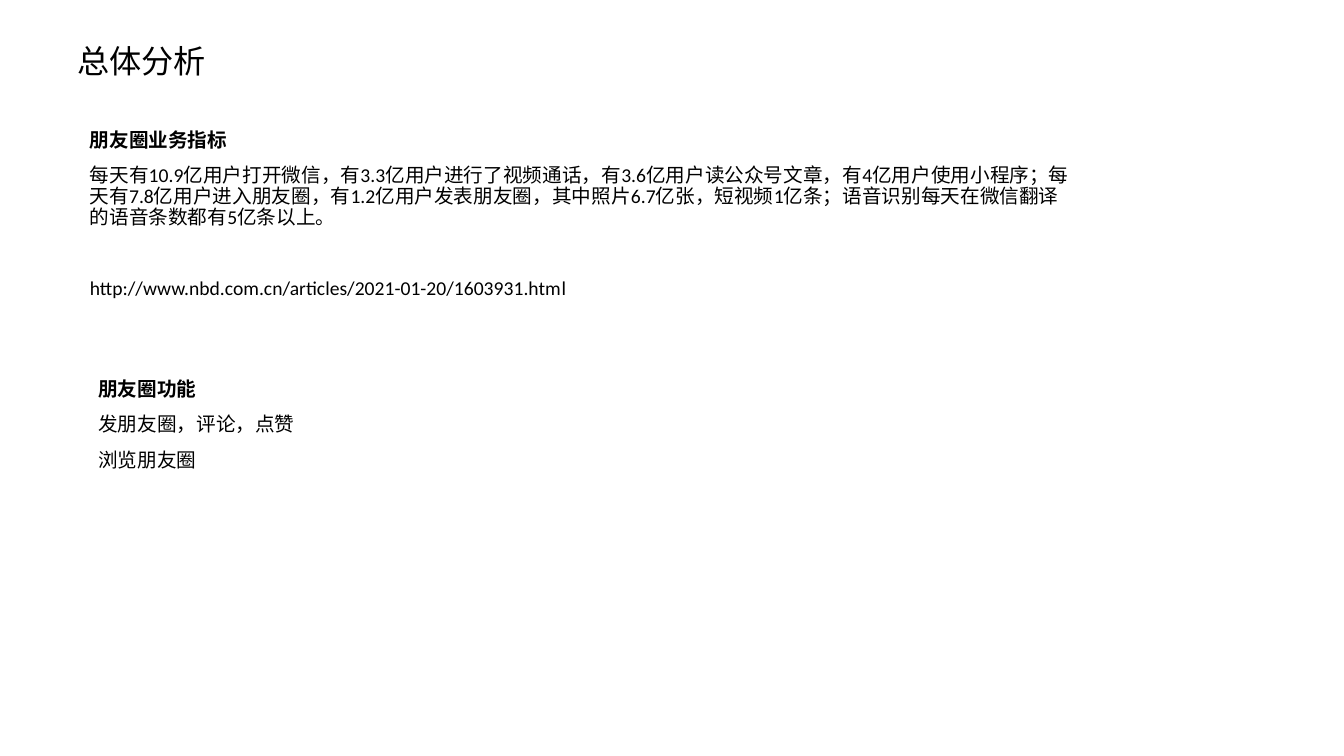
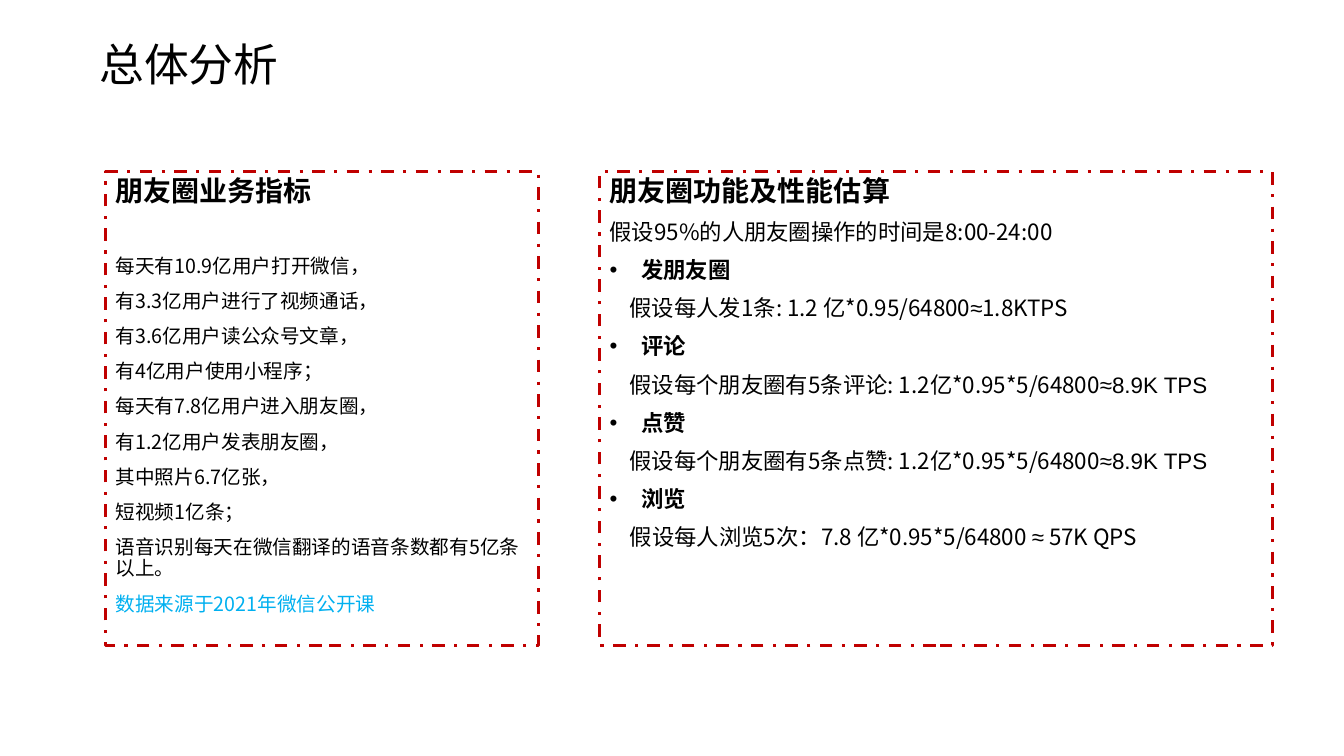
Before and after one commit to snowwolf-lw/learn-architecture, a slide deck: slide 2 of 模块二作业/微信朋友圈复杂度.pptx. Drawn at 1344x756 pixels with LibreOffice and Linux fonts; fonts in the diff are those of the drawing. Boxes give left, top, right and bottom in pixels: in the first picture for what was removed or moved away, otherwise in the second. Text is boxed around its words. In the diff, an @@ line names an element or a change of style, - is before the commit and + after.

```diff
--- a/模块二作业/微信朋友圈复杂度.pptx
+++ b/模块二作业/微信朋友圈复杂度.pptx
@@ subtitle "总体分析" moved from (x1=77, y1=46, x2=206, y2=76) to (x1=99, y1=43, x2=278, y2=85) @@
@@ subtitle "总体分析" at (x1=99, y1=43, x2=278, y2=85): size 23 to 32 pt, font Calibri to Noto Sans CJK SC @@
@@ rectangle "朋友圈业务指标" resized from (x1=90, y1=130, x2=1069, y2=298) to (x1=106, y1=171, x2=538, y2=645) @@
@@ rectangle "朋友圈业务指标" at (x1=106, y1=171, x2=538, y2=645): outline none to #C00000 2.25 pt dashed @@
@@ text in rectangle at (x1=116, y1=177, x2=312, y2=204): size 14 to 20 pt, font Calibri to Noto Sans CJK SC in "朋友圈业务指标" @@
@@ rectangle added at (x1=600, y1=171, x2=1272, y2=645), outline #C00000 2.25 pt dashed, 16 pt, text #000000 @@
+朋友圈功能及性能估算
+假设95%的人朋友圈操作的时间是8:00-24:00
+• 发朋友圈
+假设每人发1条: 1.2 亿*0.95/64800≈1.8KTPS
+• 评论
+假设每个朋友圈有5条评论: 1.2亿*0.95*5/64800≈8.9K TPS
+• 点赞
+假设每个朋友圈有5条点赞: 1.2亿*0.95*5/64800≈8.9K TPS
+• 浏览
+假设每人浏览5次：7.8 亿*0.95*5/64800 ≈ 57K QPS
@@ text in rectangle at (x1=116, y1=256, x2=520, y2=613): text changed; font Calibri to Noto Sans CJK SC @@
-每天有10.9亿用户打开微信，有3.3亿用户进行了视频通话，有3.6亿用户读公众号文章，有4亿用户使用小程序；每天有7.8亿用户进入朋友圈，有1.2亿用户发表朋友圈，其中照片6.7亿张，短视频1亿条；语音识别每天在微信翻译的语音条数都有5亿条以上。
-http://www.nbd.com.cn/articles/2021-01-20/1603931.html
+每天有10.9亿用户打开微信，
+有3.3亿用户进行了视频通话，
+有3.6亿用户读公众号文章，
+有4亿用户使用小程序；
+每天有7.8亿用户进入朋友圈，
+有1.2亿用户发表朋友圈，
+其中照片6.7亿张，
+短视频1亿条；
+语音识别每天在微信翻译的语音条数都有5亿条以上。
+数据来源于2021年微信公开课
@@ text removed at (x1=98, y1=379, x2=294, y2=469) @@
-朋友圈功能
-发朋友圈，评论，点赞
-浏览朋友圈
```
Also in this commit, not shown: 2 other slides changed, 3 slides added, 4 slides removed.
